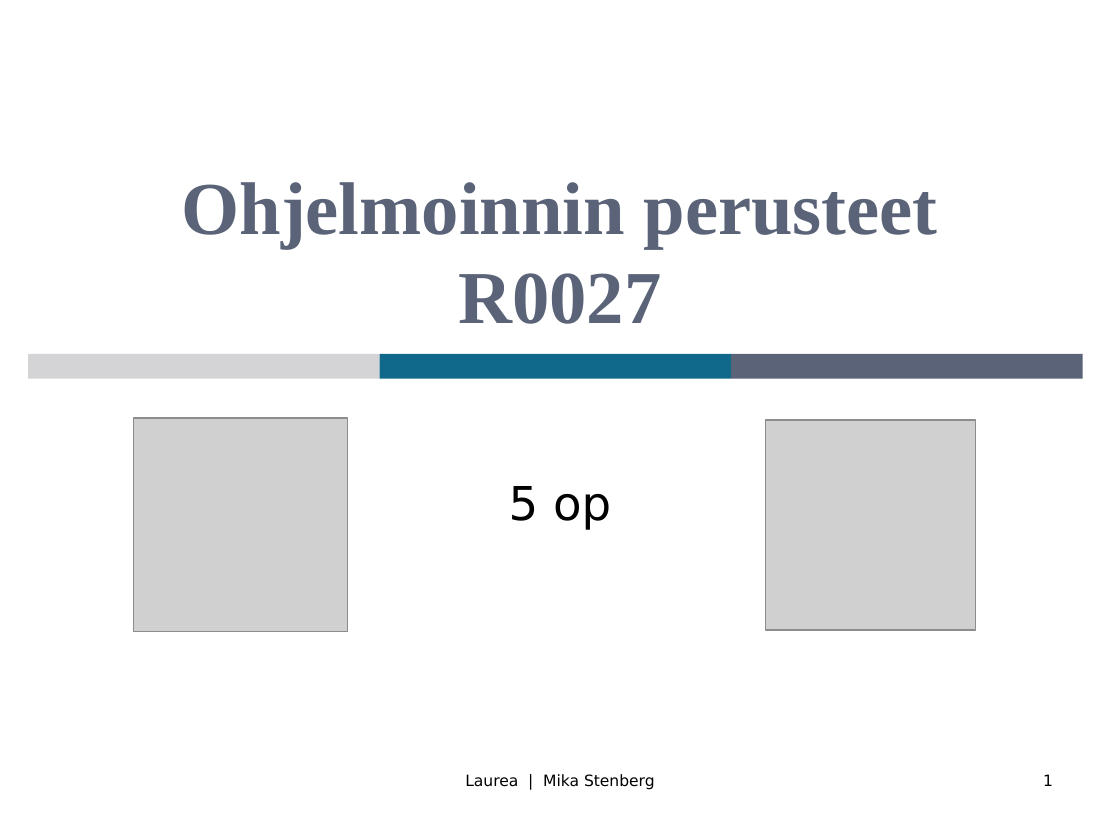
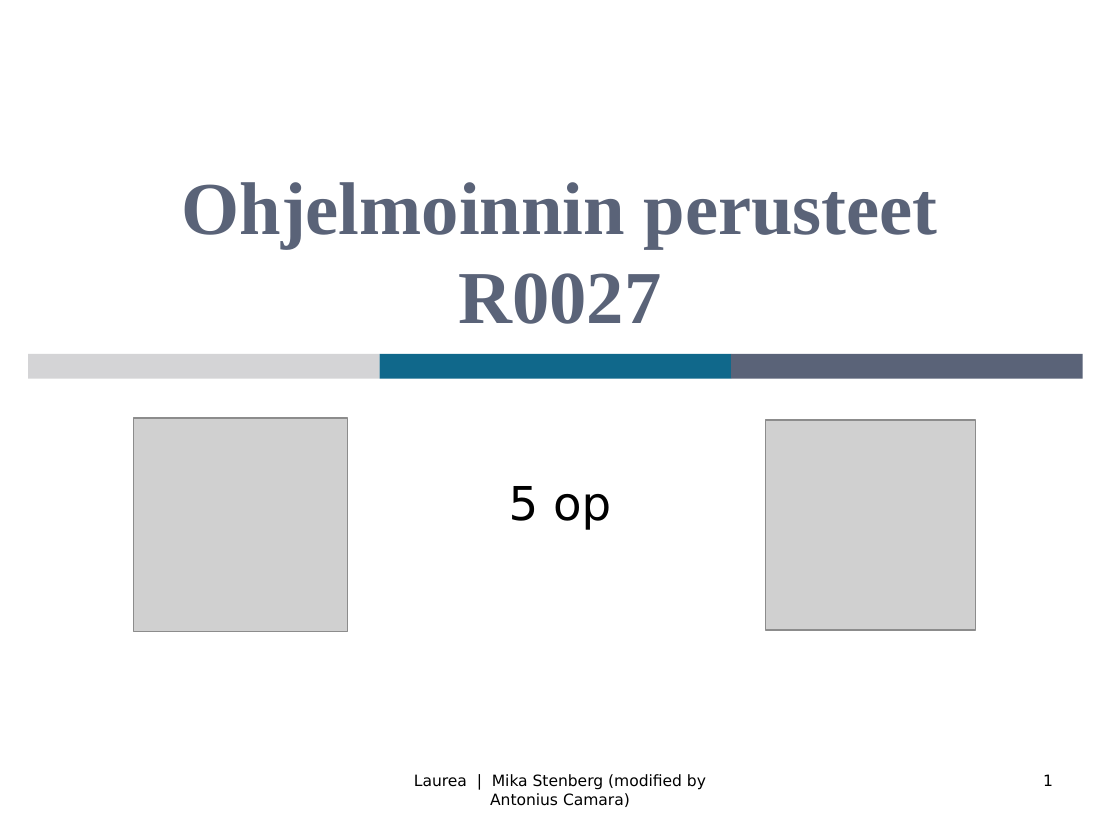
Before and after one commit to mjstenbe/OO_2017, a slide deck: slide 1 of Lecture materials (Antonius)/R0027-Luento-3-TulLukOper.ppt. Drawn at 1120x840 pixels with LibreOffice and Linux fonts; fonts in the diff are those of the drawing; grey boxes stand for pictures. Boxes give left, top, right and bottom in pixels: in the first picture for what was removed or moved away, otherwise in the second. Text is boxed around its words. In the diff, an @@ line names an element or a change of style, - is before the commit and + after.

```diff
--- a/Lecture materials (Antonius)/R0027-Luento-3-TulLukOper.ppt
+++ b/Lecture materials (Antonius)/R0027-Luento-3-TulLukOper.ppt
@@ text at bbox=[414, 774, 706, 807]: text changed @@
-Laurea | Mika Stenberg
+Laurea | Mika Stenberg (modified by Antonius Camara)
```
Also in this commit, not shown: 25 other slides changed, 2 slides removed, 6 other files.
